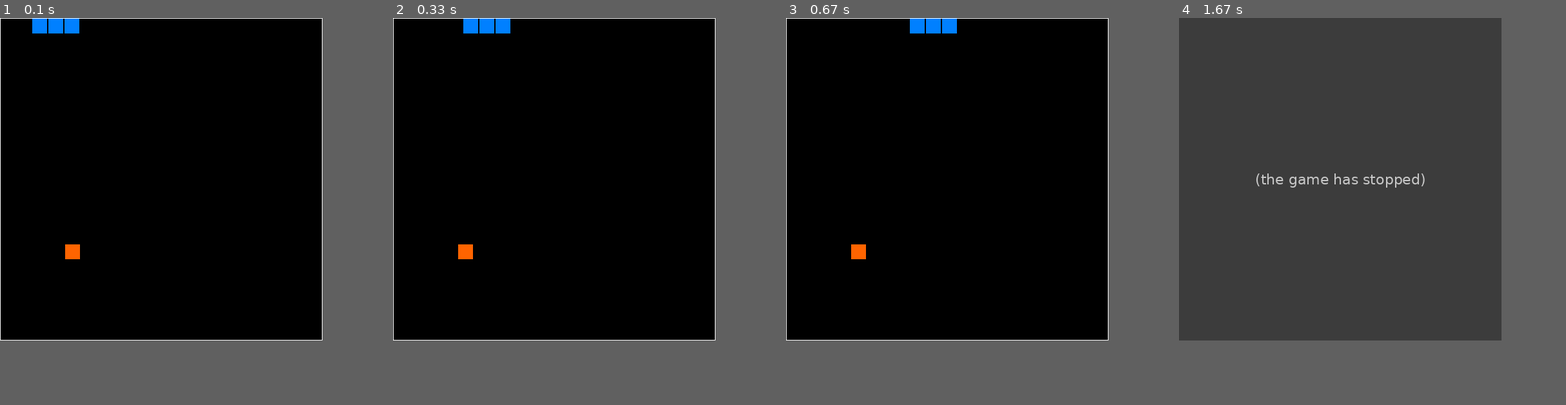
Above: before the commit, frames 1-4 (left to right).
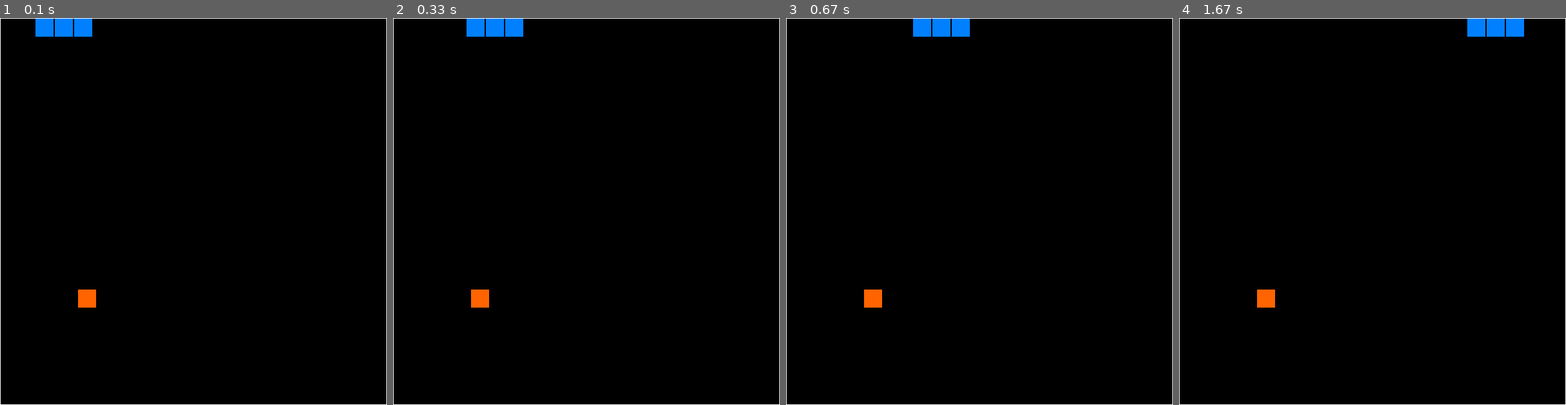
Above: after the commit, the same moments.

Repository: graham-riches/snake-game
Game: pygame game, started from snake_game.py
Same seed, same stepped clock (60 frames per second), same inputs: the game is played once before the commit and once after it.
Inputs:
- Up to frame 1 (0.1 s): no input
- Up to frame 2 (0.33 s): no input
- Up to frame 3 (0.67 s): tap Enter at 0.33 s
- Up to frame 4 (1.67 s): no input
In our replay, the window is 500x500 before the commit and 600x600 after it. These sizes can differ from the game's own. Grey fills any space a smaller window leaves; there, only what the larger window draws over its background counts as a difference.

The runs differ from the first frame. In frame 1, 1.4% of the frame differs, in the area x 0-100%, y 0-100%; in frame 2, 1.4%; in frame 3, 1.4%; in frame 4, 70%.
Before the commit the program exited at 1.6 s; later frames show no game.

Commit message:
Basic outline of a scoring class to handle scoring events.

Diff:
--- /dev/null
+++ b/game_score.py
@@ -0,0 +1,45 @@
+"""
+@author Graham Riches
+@brief A scoring class for use in games
+@description
+    GameScore is intended to be a singleton object
+    where any number of score objects can be created and tracked.
+    Process:
+        1. Create a GameScore object
+        2. Create a new score
+        3. Modify the score using score event handlers
+"""
+import json
+import functools
+
+class GameScore:
+    """
+    A class for keeping track of game scores, and
+    handling scoring events
+    """
+    def __init__(self, _filepath = 'score.json'):
+        """
+        Class constructor with optional filepath for score name.
+        """
+        self.scores = {}  # empty dict will hold dicts of score objects
+        pass
+
+    def register(func):
+        """
+        register decorator to add score objects to the
+        scores dict. This makes it easy to add scores
+        with totally different dict structures
+        """
+        def attach_score(self, *args, **kwargs):
+            _tag, _score = func(self, *args, **kwargs)
+            self.scores[_tag] = _score
+        return attach_score
+
+    @register
+    def new_simple_score(self, _tag):
+        """
+        create a new single valued score
+        with a name.
+        """
+        _score = {'score':0} # simple score only has one value
+        return _tag, _score
--- /dev/null
+++ b/game_score_tests.py
@@ -0,0 +1,21 @@
+"""
+Unit tests for game score class
+"""
+
+import unittest
+from game_score import GameScore
+
+
+class GameScoreTest(unittest.TestCase):
+    def setUp(self):
+        self.game_score = GameScore()
+
+    def test_single_score(self):
+        self.game_score.new_simple_score('test')
+        print(self.game_score.scores['test'])
+        self.assertIsInstance(self.game_score.scores['test'], dict)
+
+
+
+if __name__ == '__main__':
+    unittest.main()
--- a/snakeGame.py
+++ /dev/null
@@ -1,213 +0,0 @@
-# -*- coding: utf-8 -*-
-"""
-Created on Fri Nov 30 14:20:41 2018
-
-@author: Graham Cracker
-
-Python game of snake :)
-"""
-
-import numpy as np
-import random as rd
-import pygame
-import time
-
-
-class Snake:
-    def __init__(self,*args,**kwargs):
-        self.segments = 4; # size of the snake to start
-        # all segments start at 0
-        self.segmentX = np.array([4,3,2,1])
-        self.segmentY = np.array([0,0,0,0])
-        self.movementDirection = 0
-
-        # game pixel grid for smooth animations.
-        self.gridX = np.linspace(0,39,40)
-        self.gridY = np.linspace(0,39,40)
-
-    def moveSnake(self):
-        # movement direction --> 0 right, 1 up, 2 left, 3 down
-        # move trailing limbs up to new positions
-        for i in range(1,self.segments):
-            self.segmentX[self.segments-i] = self.segmentX[self.segments-i-1]
-            self.segmentY[self.segments-i] = self.segmentY[self.segments-i-1]
-        # update the head position
-        if self.movementDirection == 0:
-            self.segmentX[0] = self.segmentX[0]+1
-        if self.movementDirection ==1:
-            self.segmentY[0] = self.segmentY[0]+1
-        if self.movementDirection ==2:
-            self.segmentX[0] = self.segmentX[0]-1
-        if self.movementDirection ==3:
-            self.segmentY[0] = self.segmentY[0]-1
-
-
-
-def renderSnakeX(Snake,i):
-    # return the snake pixel locations of the current location
-    return (Snake.segmentX[i]*20)+10+1
-
-
-
-def renderSnakeY(Snake,i):
-    # return the snake pixel locations of the current location
-    return (Snake.segmentY[i]*20)+100+1
-
-
-
-
-
-pygame.init()
-screen = pygame.display.set_mode((820, 910))
-done = False
-is_blue = True
-snake= Snake()
-food_got = True
-food_x = rd.randint(20,480)
-food_y = rd.randint(45,480)
-clock = pygame.time.Clock()
-pygame.font.init()
-my_font = pygame.font.SysFont('Comic Sans MS', 20)
-
-time.sleep(3)
-
-
-speedControl = 10;
-count = 0
-
-
-while not done:
-        for event in pygame.event.get():
-                if event.type == pygame.QUIT:
-                        done = True
-                if event.type == pygame.KEYDOWN and event.key == pygame.K_SPACE:
-                        is_blue = not is_blue
-
-
-
-        pastDirection = snake.movementDirection;
-        pressed = pygame.key.get_pressed()
-        if pressed[pygame.K_UP]: snake.movementDirection = 3
-        if pressed[pygame.K_DOWN]: snake.movementDirection = 1
-        if pressed[pygame.K_LEFT]: snake.movementDirection = 2
-        if pressed[pygame.K_RIGHT]: snake.movementDirection = 0
-
-        # make it so that you can't kill yourself by turning back into yourself
-        a = snake.movementDirection # for convenience
-        b = pastDirection # also convenient
-        if (a == 2 and b == 0):
-            snake.movementDirection = pastDirection
-        if (a ==0 and b == 2):
-            snake.movementDirection = pastDirection
-        if (a == 1 and b == 3):
-            snake.movementDirection = pastDirection
-        if (a == 3 and b ==1):
-            snake.movementDirection = pastDirection
-
-
-        screen.fill((0, 0, 0))
-        if is_blue: color = (0, 128, 255)
-        else: color = (255, 100, 0)
-
-        if count == speedControl:
-            snake.moveSnake()
-            count = 0
-        else:
-            count = count+1
-
-
-        for i in range(0,snake.segments):
-
-            if snake.movementDirection == 3:
-                x_add = 0
-                y_add = -2*count
-            if snake.movementDirection == 1:
-                x_add = 0
-                y_add = 2*count
-            if snake.movementDirection == 2:
-                x_add = -2*count
-                y_add = 0
-            if snake.movementDirection == 0:
-                x_add = 2*count
-                y_add = 0
-
-            if i > 0:
-                # up
-                if snake.segmentX[i] == snake.segmentX[i-1] and snake.segmentY[i] > snake.segmentY[i-1]:
-                    x_add = 0
-                    y_add = -count*2
-                # down
-                if snake.segmentX[i] == snake.segmentX[i-1] and snake.segmentY[i] < snake.segmentY[i-1]:
-                    x_add = 0
-                    y_add = count*2
-                # left
-                if snake.segmentX[i] > snake.segmentX[i-1] and snake.segmentY[i] == snake.segmentY[i-1]:
-                    x_add = -count*2
-                    y_add = 0
-                #right
-                if snake.segmentX[i] < snake.segmentX[i-1] and snake.segmentY[i] == snake.segmentY[i-1]:
-                    x_add = count*2
-                    y_add = 0
-
-
-            pygame.draw.rect(screen, color, pygame.Rect(renderSnakeX(snake,i)+x_add,renderSnakeY(snake,i)+y_add , 18, 18))
-            # termination for the snake crashing into itself
-            pygame.draw.rect(screen, (255,100,0), pygame.Rect((food_x*20)+11,(food_y*20)+101 , 18, 18))
-            pygame.draw.lines(screen,(255,255,255),False,[[10,100],[810,100]],2)
-            pygame.draw.lines(screen,(255,255,255),False,[[10,100],[10,900]],2)
-            pygame.draw.lines(screen,(255,255,255),False,[[10,900],[810,900]],2)
-            pygame.draw.lines(screen,(255,255,255),False,[[810,100],[810,900]],2)
-            header_text = my_font.render('I''M A SNAKEY SNAKE',False, (255,255,255))
-            screen.blit(header_text,(300,10))
-            score_text = my_font.render('Score: ' + str(snake.segments-4),False, (255,255,255))
-            screen.blit(score_text,(300,50))
-
-
-            if snake.segmentX[0] < 0:
-                done = True
-            if snake.segmentX[0] > 39:
-                done = True
-            if snake.segmentY[0] < 0:
-                done = True
-            if snake.segmentY[0] > 39:
-                done = True
-            if i > 0:
-                curr_x = snake.segmentX[i]
-                curr_y = snake.segmentY[i]
-                head_x = snake.segmentX[0]
-                head_y = snake.segmentY[0]
-                if curr_x==head_x and curr_y==head_y:
-                    done = True
-
-
-
-
-
-
-
-
-        # ADD FOOD :)
-
-        if food_got == True:
-            food_x = rd.randint(0,39)
-            food_y = rd.randint(0,39)
-            food_got = False
-        #if snake.movementDirection == 0:
-        head_x = snake.segmentX[0]
-        head_y = snake.segmentY[0]
-
-        if food_x==head_x and food_y==head_y:
-            food_got = True
-            snake.segmentX = np.append(snake.segmentX,snake.segmentX[snake.segments-1])
-            snake.segmentY = np.append(snake.segmentY,snake.segmentY[snake.segments-1])
-            snake.segments = snake.segments+1
-
-
-        pygame.display.flip()
-        clock.tick(120)
-
-
-
-pygame.display.flip()
-time.sleep(10)
-pygame.quit()
--- a/app_runner.py
+++ b/snake_game.py
@@ -1,9 +1,9 @@
-# -*- coding: utf-8 -*-
 """
 Created on Fri Sep 27 21:08:34 2019
 
 @author: Graham Riches
-    snake game class. Handles the running of the game.
+@brief snake game engine
+
 """
 import sys
 sys.path.append('C:\ProgramData\Anaconda3\Lib\site-packages')
@@ -13,7 +13,7 @@
 import pygame
 from pygame.locals import USEREVENT
 import time
-from app_snake import Snake
+from snake_objs import Snake
 
 
 class SnakeGame:
@@ -183,7 +183,7 @@
 
     def render_food(self):
         """
-        render the food
+        render the food to a random location in the game window
         """
         offset = 1
         location = (self.food_x*self.unit_size + offset,
@@ -216,6 +216,6 @@
 
 
 if __name__ == '__main__':
-    snake_game = SnakeGame(scaling_factor=25, grid_size=20)
+    snake_game = SnakeGame(scaling_factor=30, grid_size=20)
     snake_game.init_game(4)
     snake_game.snake_runner()
--- a/app_snake.py
+++ b/snake_objs.py
@@ -1,11 +1,9 @@
 # -*- coding: utf-8 -*-
 """
 Created on Fri Sept 27, 2019
-
 @author: Graham Riches
-
-Snake class for snake game. It has segments, and it can move.
-This is extendable to snake AI functionality.
+@brief:  Snake class for snake game. It has segments, and it can move.
+         This is extendable to snake AI functionality.
 """
 
 
--- a/testPyGame.py
+++ /dev/null
@@ -1,37 +0,0 @@
-# -*- coding: utf-8 -*-
-"""
-Created on Fri Nov 30 15:40:53 2018
-
-@author: Graham Cracker
-"""
-import pygame
-
-pygame.init()
-screen = pygame.display.set_mode((400, 300))
-done = False
-is_blue = True
-x = 30
-y = 30
-
-clock = pygame.time.Clock()
-
-while not done:
-        for event in pygame.event.get():
-                if event.type == pygame.QUIT:
-                        done = True
-                if event.type == pygame.KEYDOWN and event.key == pygame.K_SPACE:
-                        is_blue = not is_blue
-
-        pressed = pygame.key.get_pressed()
-        if pressed[pygame.K_UP]: y -= 3
-        if pressed[pygame.K_DOWN]: y += 3
-        if pressed[pygame.K_LEFT]: x -= 3
-        if pressed[pygame.K_RIGHT]: x += 3
-
-        screen.fill((0, 0, 0))
-        if is_blue: color = (0, 128, 255)
-        else: color = (255, 100, 0)
-        pygame.draw.rect(screen, color, pygame.Rect(x, y, 60, 60))
-
-        pygame.display.flip()
-        clock.tick(60)
Not shown, removed: README.md
